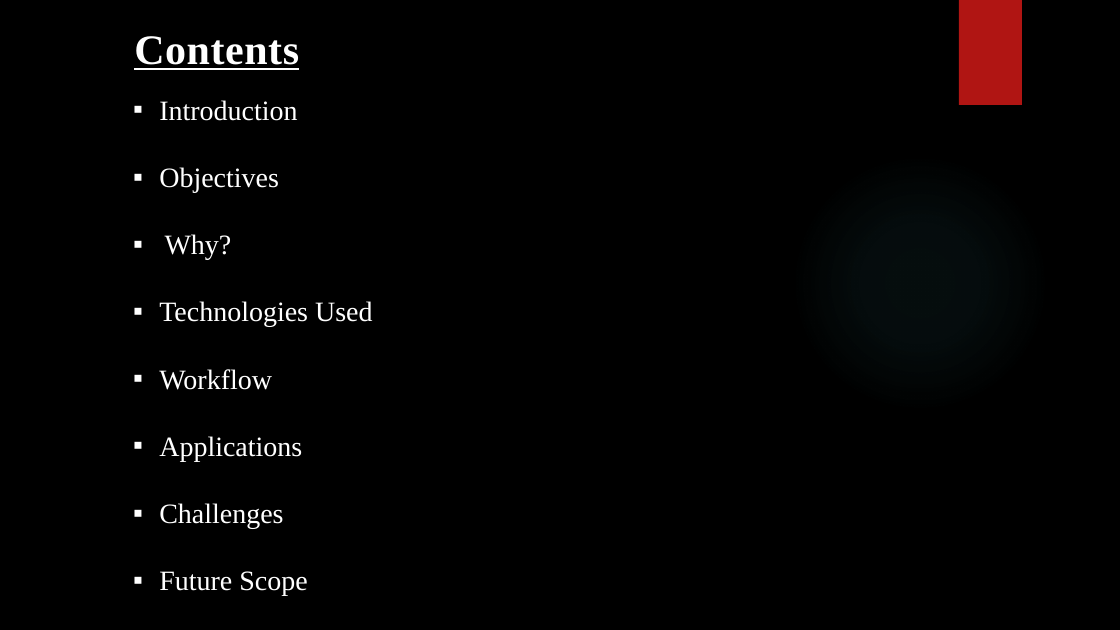
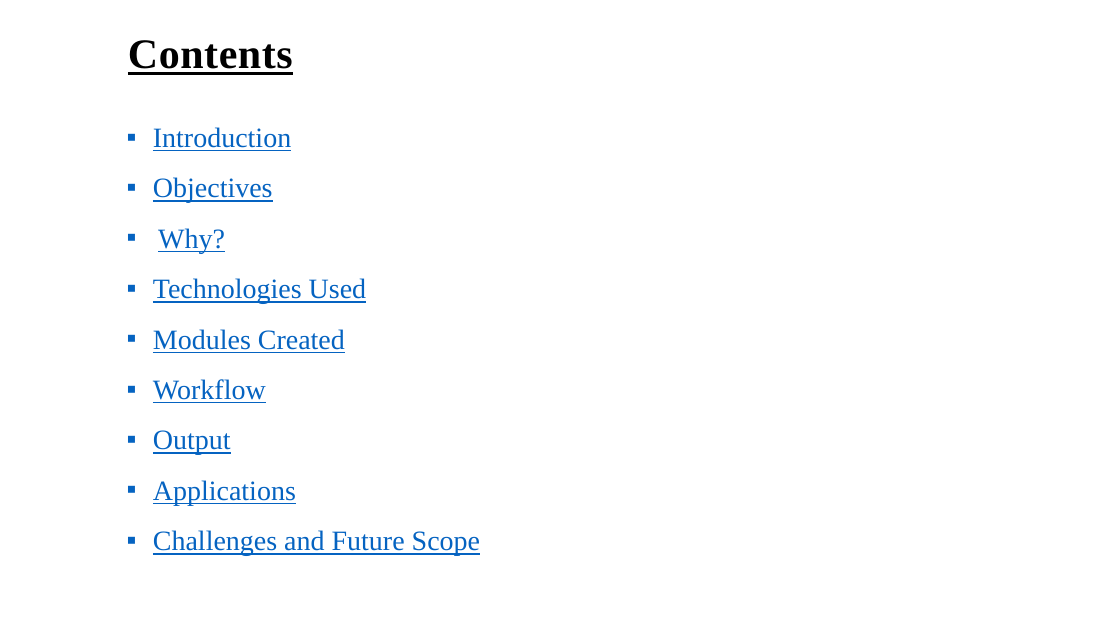
Before and after one commit to thatsabhishek/Gesture-Control-System, a slide deck: slide 2 of Gesture Control System.pptx. Drawn at 1120x630 pixels with LibreOffice and Linux fonts; fonts in the diff are those of the drawing; background and template pictures are left out. Boxes give left, top, right and bottom in pixels: in the first picture for what was removed or moved away, otherwise in the second. Text is boxed around its words. In the diff, an @@ line names an element or a change of style, - is before the commit and + after.

```diff
--- a/Gesture Control System.pptx
+++ b/Gesture Control System.pptx
@@ background picture (left out) to #FFFFFF @@
@@ text "Contents" at (128,40,293,75): text colour #FFFFFF to #000000 @@
@@ rectangle removed at (959,0,1022,105) @@
@@ text "Introduction": place and size @@
-text "Introduction" at (159,100,373,596)
+text "Introduction" at (153,127,480,556)
@@ text at (153,127,367,505): text colour #FFFFFF to #0563C1, underline on in "Introduction", "Objectives", "Why?", "Technologies Used" and 2 more places; line spacing 1 to 1.5 @@
@@ ellipse removed at (791,154,1049,413) @@
@@ text at (153,329,345,353): paragraph added @@
+▪ Modules Created
@@ text at (153,430,231,455): paragraph added @@
+▪ Output
@@ text at (153,530,480,556): text changed; text colour #FFFFFF to #0563C1 @@
-▪ Challenges
-▪ Future Scope
+▪ Challenges and Future Scope
```
Also in this commit, not shown: 10 other slides changed, 4 slides added, 5 slides removed.
